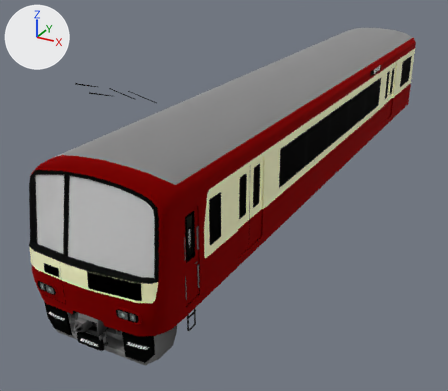
The glTF model mdl/3dViewer/model/CSRS/KQ21XX_00.glb, before and after one commit.
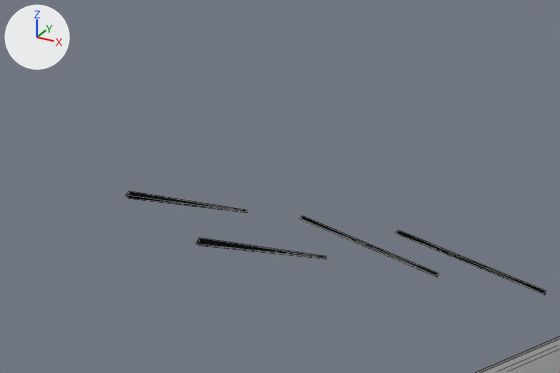
Old and new are each drawn whole from a 50 mm camera at (14.57, -35.15, 14.36) aimed at (-2.34, -4.4, -1.02) and again close up on the part from 11% to 36% of the width and 12% to 30% of the height. The lights are fixed; the arrows at upper left show +X, +Y and +Z. The close-ups show mesh edges as thin lines. Where no turn or scale is listed for an object, it has been applied to the vertices.
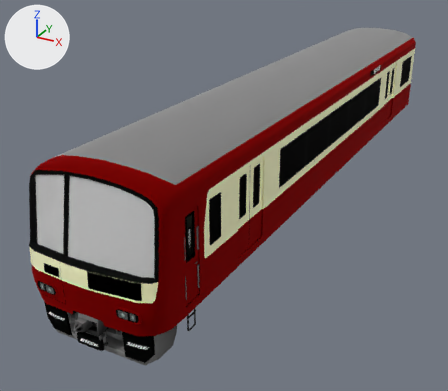
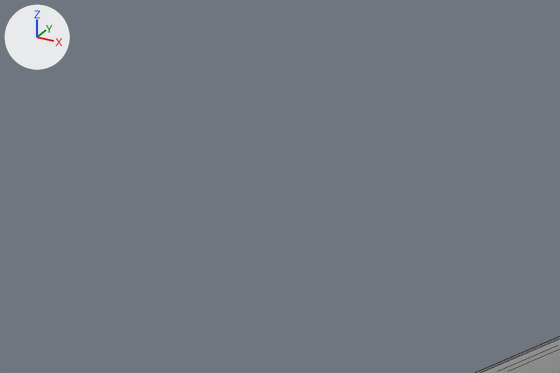
ob_wl is not drawn itself; it is the parent of ob_wl_rot.

The change, as a list of edits to the scene's bpy script:
```text
Change ob_wl:
    ob_wl.rotation_euler: (0.14, 0.0, 0.0) -> (-0.14, 0.0, 0.0)  # degrees (8, 0, 0) -> degrees (-8, 0, 0)
Change ob_mesh6:
    ob_mesh6.rotation_euler: (-0.179, -0.217, -0.031) -> (0.189, -0.207, -0.0703)  # degrees (-10, -12, -1.8) -> degrees (11, -12, -4)
Change ob_mesh5:
    ob_mesh5.rotation_euler: (-0.175, 0.0, -0.0698) -> (0.174, 0.0121, -0.0688)  # degrees (-10, 0, -4) -> degrees (10, 0.7, -3.9)
Change ob_mesh2:
    ob_mesh2.rotation_euler: (-0.179, -0.217, 0.0213) -> (0.178, -0.217, -0.0176)  # degrees (-10, -12, 1.2) -> degrees (10, -12, -1)
Change ob_mesh1:
    ob_mesh1.rotation_euler: (-0.175, 0.0, -0.0175) -> (0.175, 0.00303, -0.0172)  # degrees (-10, 0, -1) -> degrees (10, 0.2, -1)
```

Changed parts and their boxes [x1, y1, x2, y2] in the close-ups (560 x 373 px):
'Mesh5', turned (not visible afterwards)
    before: [196, 238, 326, 259]
'Mesh6', turned (not visible afterwards)
    before: [396, 230, 546, 295]
'Mesh1', turned (not visible afterwards)
    before: [126, 191, 247, 213]
'Mesh2', turned (not visible afterwards)
    before: [300, 216, 438, 277]
